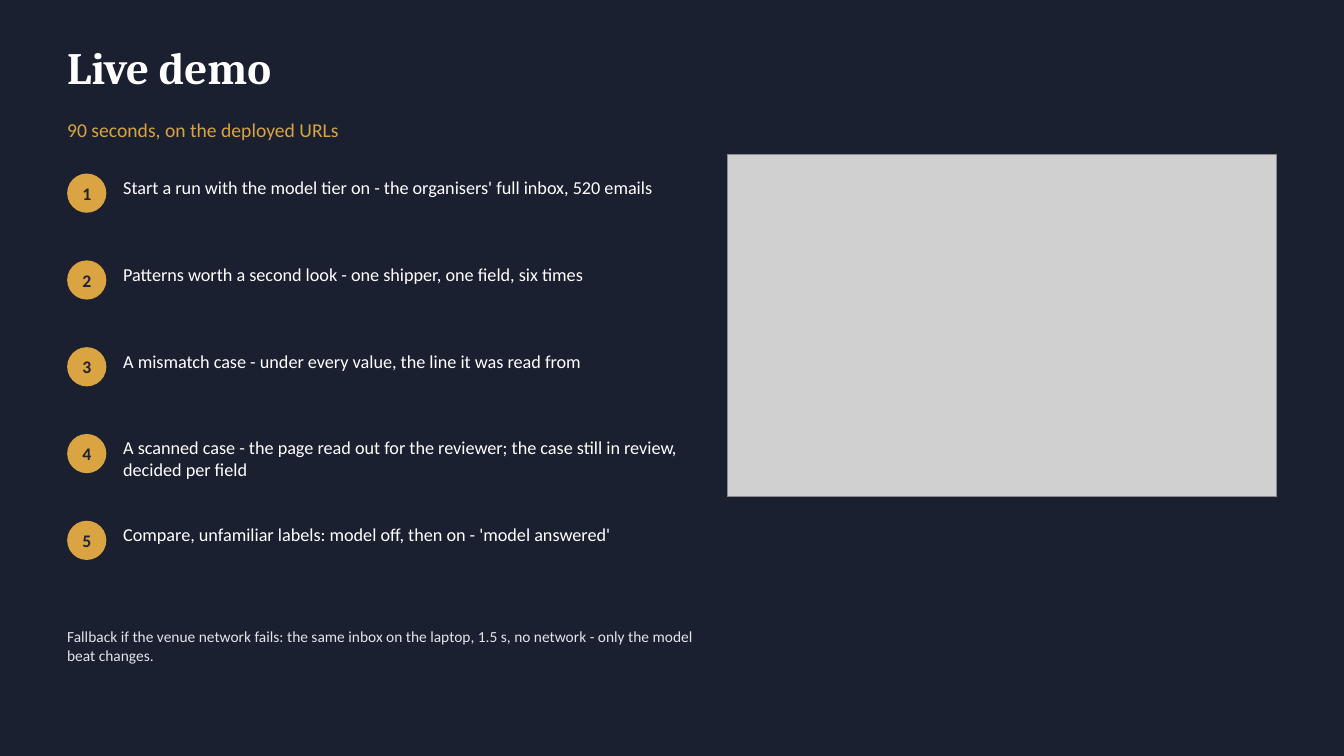
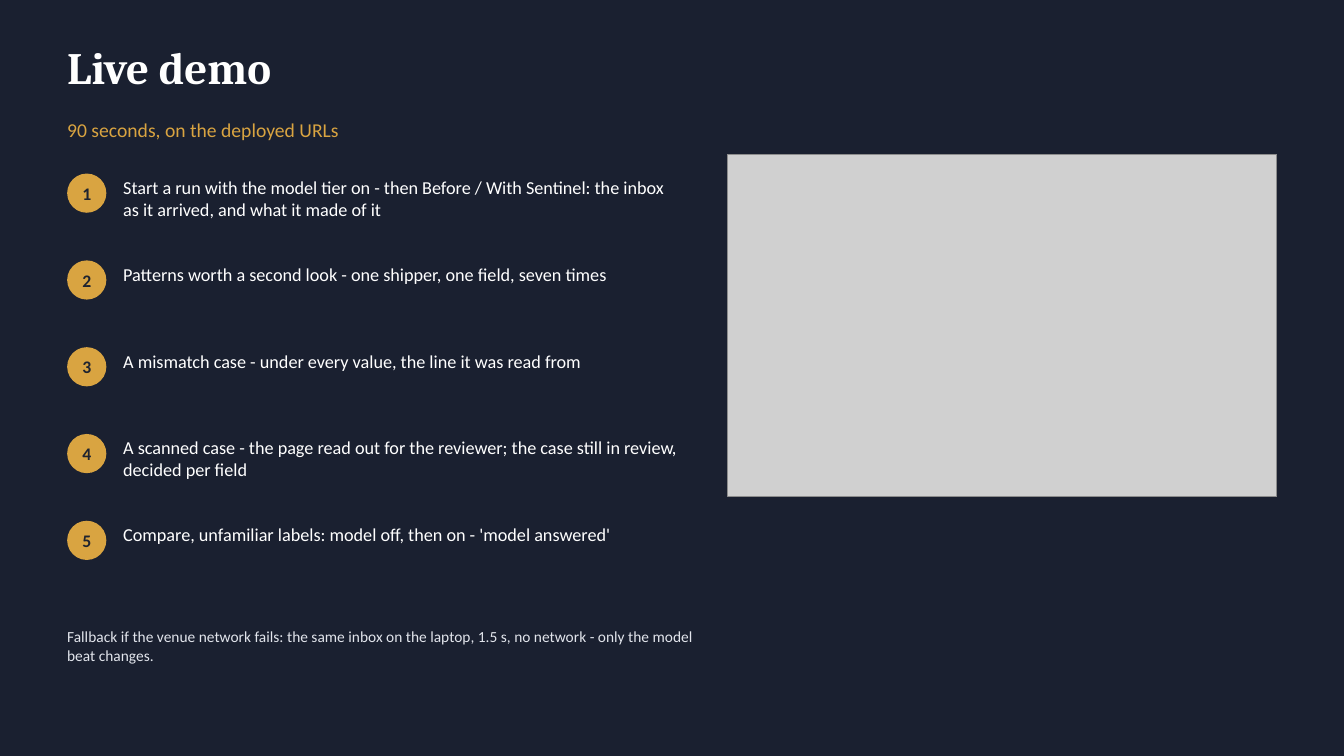
Before and after one commit to TCF1209/duocode-sentinel, a slide deck: slide 7 of docs/Sentinel-final-pitch.pptx. Drawn at 1344x756 pixels with LibreOffice and Linux fonts; fonts in the diff are those of the drawing; grey boxes stand for pictures. Boxes give left, top, right and bottom in pixels: in the first picture for what was removed or moved away, otherwise in the second. Text is boxed around its words. In the diff, an @@ line names an element or a change of style, - is before the commit and + after.

```diff
--- a/docs/Sentinel-final-pitch.pptx
+++ b/docs/Sentinel-final-pitch.pptx
@@ text at (x1=123, y1=181, x2=663, y2=218): text changed @@
-Start a run with the model tier on - the organisers' full inbox, 520 emails
+Start a run with the model tier on - then Before / With Sentinel: the inbox as it arrived, and what it made of it
@@ text at (x1=123, y1=268, x2=607, y2=284): text changed @@
-Patterns worth a second look - one shipper, one field, six times
+Patterns worth a second look - one shipper, one field, seven times
```
Also in this commit, not shown: 2 other slides changed, 12 other files.
